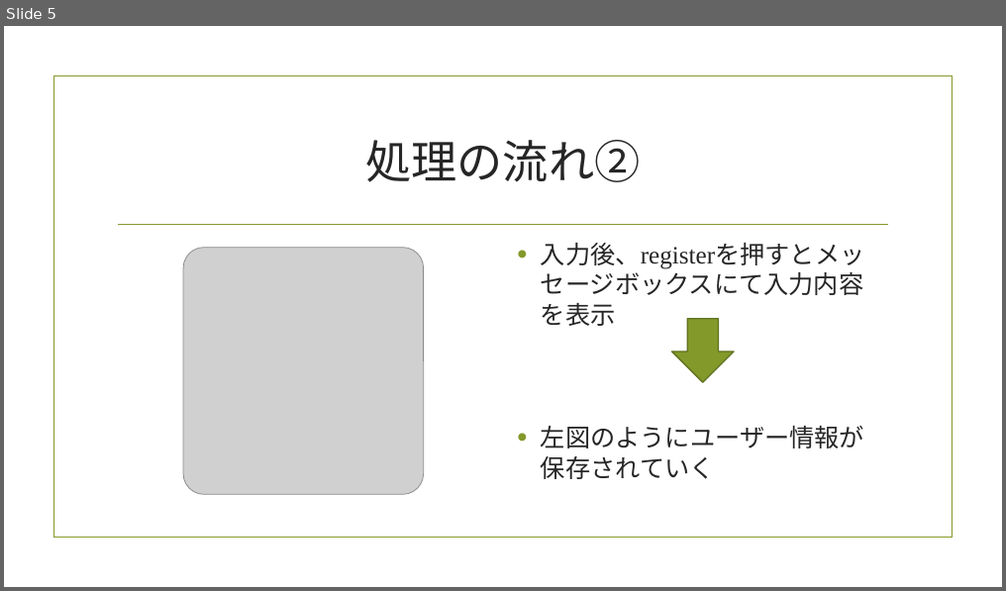
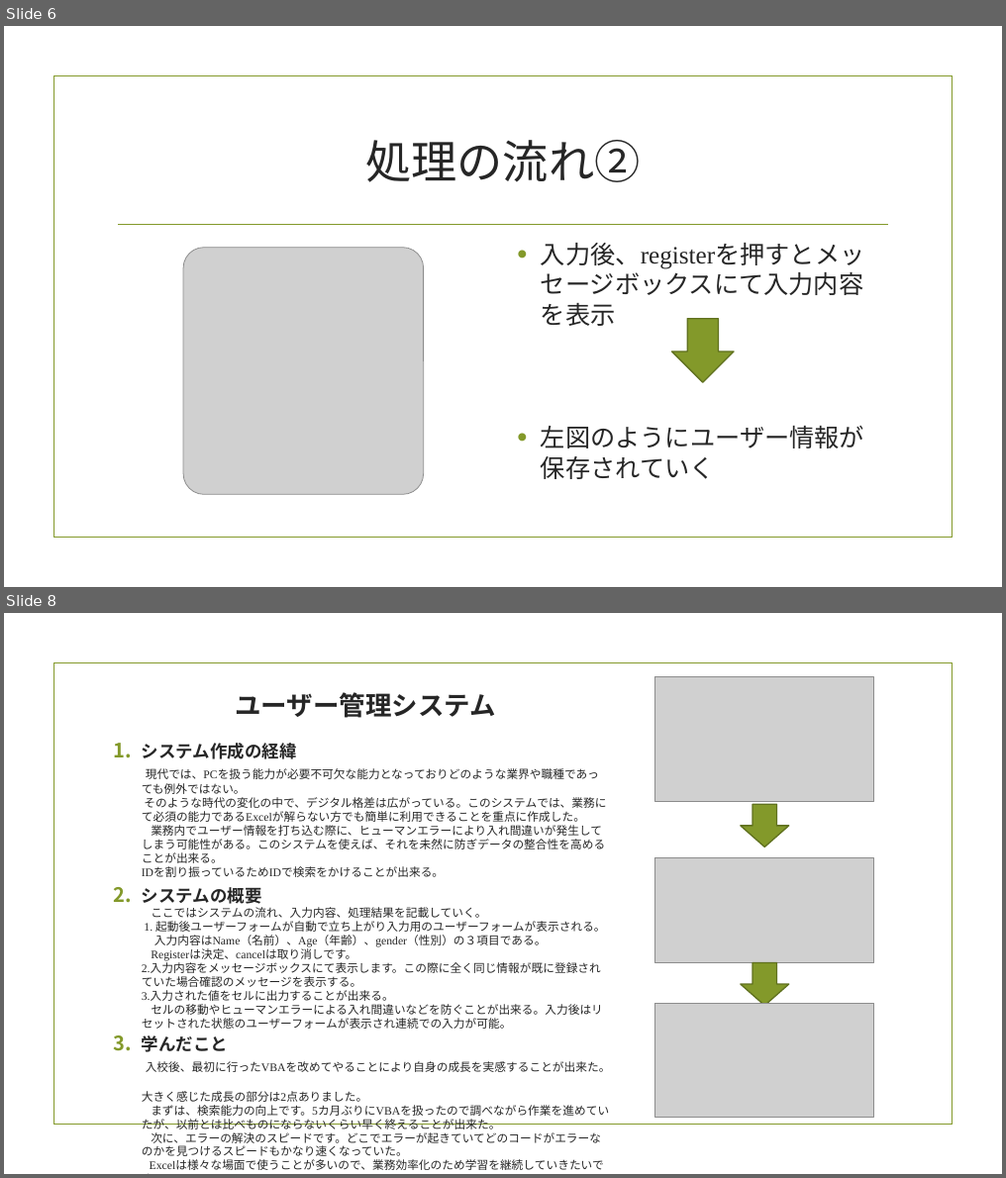
Before and after one commit to sakamoto222/summer, a slide deck: 個人製作.pptx. Shown one above the other, each under a label of ours: slide 5 before the commit, slides 6 and 8 after it; the slides between them are not shown. The pictures are 1006x591 and 1006x1178 pixels, drawn with LibreOffice and Linux fonts; fonts in the diff are those of the drawing; grey boxes stand for pictures; background and template pictures are left out. Boxes give left, top, right and bottom in pixels: in the first picture for what was removed or moved away, otherwise in the second. Text is boxed around its words. In the diff, an @@ line names an element or a change of style, - is before the commit and + after.

```diff
--- a/個人製作.pptx
+++ b/個人製作.pptx
@@ slide 8 added at (x1=4, y1=613, x2=1002, y2=1174), background picture (left out); not listed: 1 template element that a slide beside it also shows @@
@@ title added at (x1=235, y1=692, x2=495, y2=718), 25.2 pt, text #262626, bold @@
+ユーザー管理システム
@@ picture added at (x1=655, y1=677, x2=874, y2=802) @@
@@ text added at (x1=142, y1=743, x2=611, y2=1170), 11.1 pt, text #262626 @@
+1. システム作成の経緯
+   現代では、PCを扱う能力が必要不可欠な能力となっておりどのような業界や職種であっても例外ではない。
+   そのような時代の変化の中で、デジタル格差は広がっている。このシステムでは、業務にて必須の能力であるExcelが解らない方でも簡単に利用できることを重点に作成した。
+   業務内でユーザー情報を打ち込む際に、ヒューマンエラーにより入れ間違いが発生してしまう可能性がある。このシステムを使えば、それを未然に防ぎデータの整合性を高めることが出来る。
+   IDを割り振っているためIDで検索をかけることが出来る。
+2. システムの概要
+   ここではシステムの流れ、入力内容、処理結果を記載していく。
+   1. 起動後ユーザーフォームが自動で立ち上がり入力用のユーザーフォームが表示される。
+   入力内容はName（名前）、Age（年齢）、gender（性別）の３項目である。
+   Registerは決定、cancelは取り消しです。
+   2.入力内容をメッセージボックスにて表示します。この際に全く同じ情報が既に登録されていた場合確認のメッセージを表示する。
+   3.入力された値をセルに出力することが出来る。
+   セルの移動やヒューマンエラーによる入れ間違いなどを防ぐことが出来る。入力後はリセットされた状態のユーザーフォームが表示され連続での入力が可能。
+3. 学んだこと
+   入校後、最初に行ったVBAを改めてやることにより自身の成長を実感することが出来た。
+   大きく感じた成長の部分は2点ありました。
+   まずは、検索能力の向上です。5カ月ぶりにVBAを扱ったので調べながら作業を進めていたが、以前とは比べものにならないくらい早く終えることが出来た。
+   次に、エラーの解決のスピードです。どこでエラーが起きていてどのコードがエラーなのかを見つけるスピードもかなり速くなっていた。
+   Excelは様々な場面で使うことが多いので、業務効率化のため学習を継続していきたいです。
@@ down arrow added at (x1=741, y1=805, x2=789, y2=848), fill #83992A, outline #61711F 1.25 pt @@
@@ picture added at (x1=655, y1=859, x2=874, y2=963) @@
@@ down arrow added at (x1=741, y1=963, x2=789, y2=1006), fill #83992A, outline #61711F 1.25 pt @@
@@ picture added at (x1=655, y1=1004, x2=874, y2=1118) @@
@@ what was slide 5 is now slide 6 @@
```
Also in this commit, not shown: 2 slides changed, 13 other slides added.
